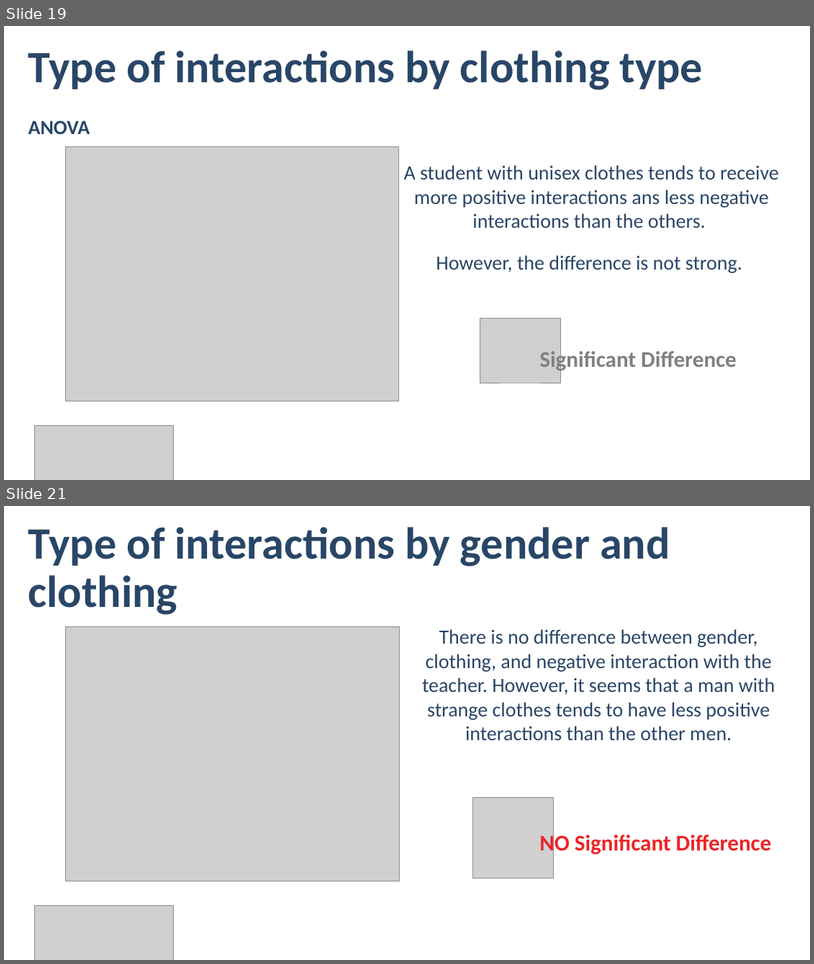
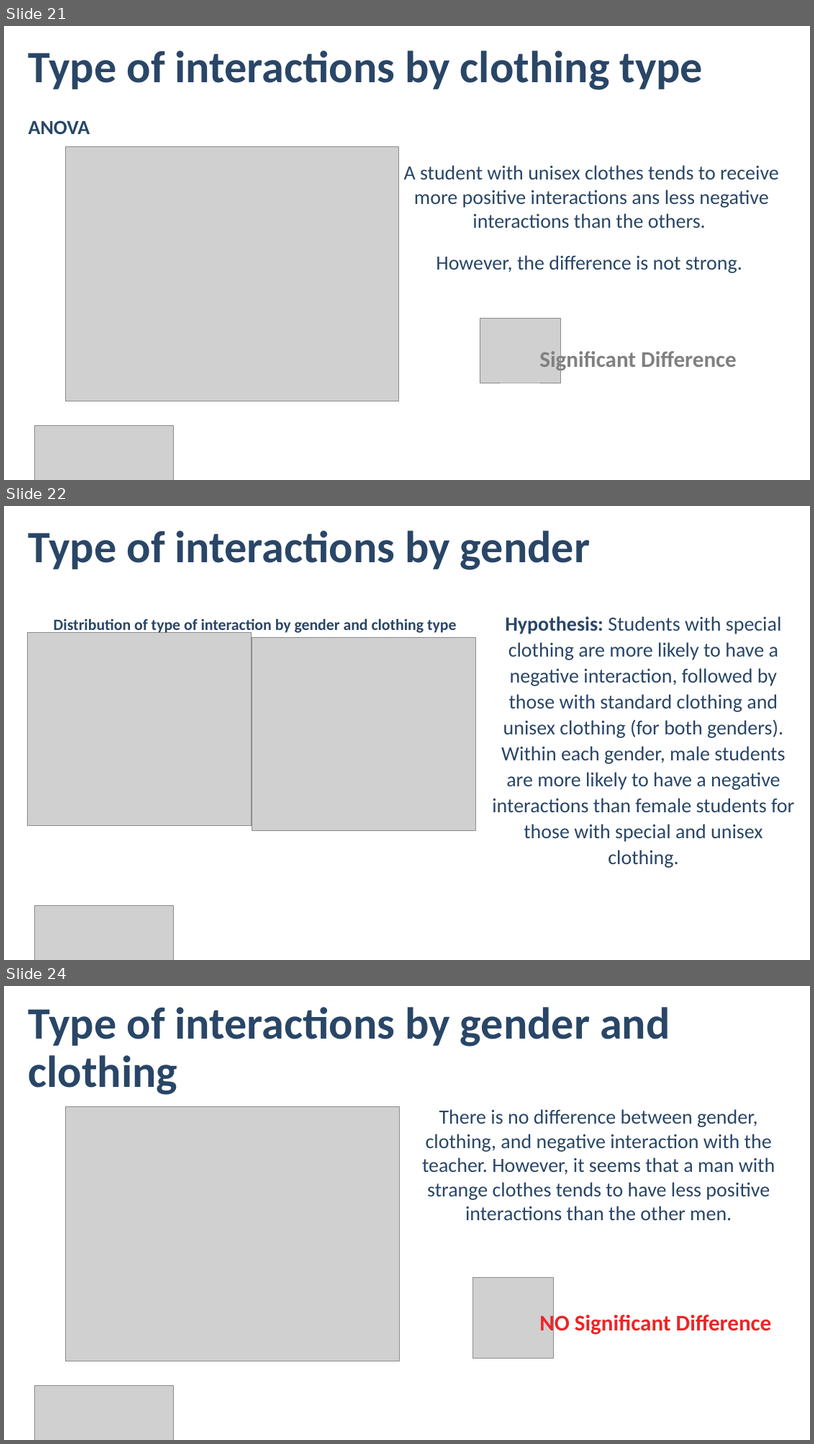
Before and after one commit to ogrnz/analytics-consulting, a slide deck: A/Presentation Case A.pptx. Shown one above the other, each under a label of ours: slides 19 and 21 before the commit, slides 21, 22 and 24 after it; the slides between them are not shown. The pictures are 814x964 and 814x1444 pixels, drawn with LibreOffice and Linux fonts; fonts in the diff are those of the drawing; grey boxes stand for pictures; background and template pictures are left out. Boxes give left, top, right and bottom in pixels: in the first picture for what was removed or moved away, otherwise in the second. Text is boxed around its words. In the diff, an @@ line names an element or a change of style, - is before the commit and + after.

```diff
--- a/A/Presentation Case A.pptx
+++ b/A/Presentation Case A.pptx
@@ slide 22 added at (4, 506, 810, 960), background #FFFFFF @@
@@ text added at (28, 530, 590, 570), 80 pt, text #294667, bold @@
+Type of interactions by gender
@@ picture added at (27, 632, 251, 826) @@
@@ text added at (54, 618, 456, 635), 28 pt, text #294667, bold @@
+Distribution of type of interaction by gender and clothing type
@@ text added at (492, 616, 795, 867), 36 pt, text #294667 @@
+Hypothesis: Students with special clothing are more likely to have a negative interaction, followed by those with standard clothing and unisex clothing (for both genders). Within each gender, male students are more likely to have a negative interactions than female students for those with special and unisex clothing.
@@ picture added at (252, 637, 476, 830) @@
@@ picture added at (34, 906, 173, 960) @@
@@ page number added at (383, 915, 450, 950), 24 pt, text #FFFFFF, bold @@
+22
@@ what was slide 19 is now slide 21 @@
@@ what was slide 21 is now slide 24 @@
```
Also in this commit, not shown: 11 slides changed, 3 other slides added, 2 slides removed.
